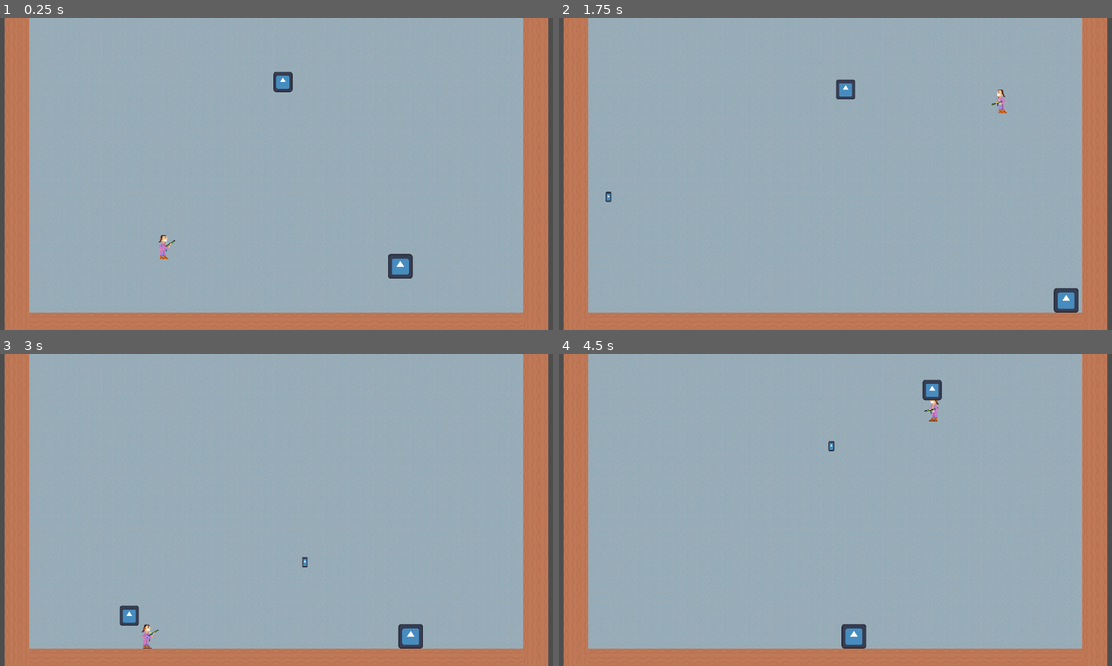
Above: before the commit, frames 1-4 (two rows, left to right).
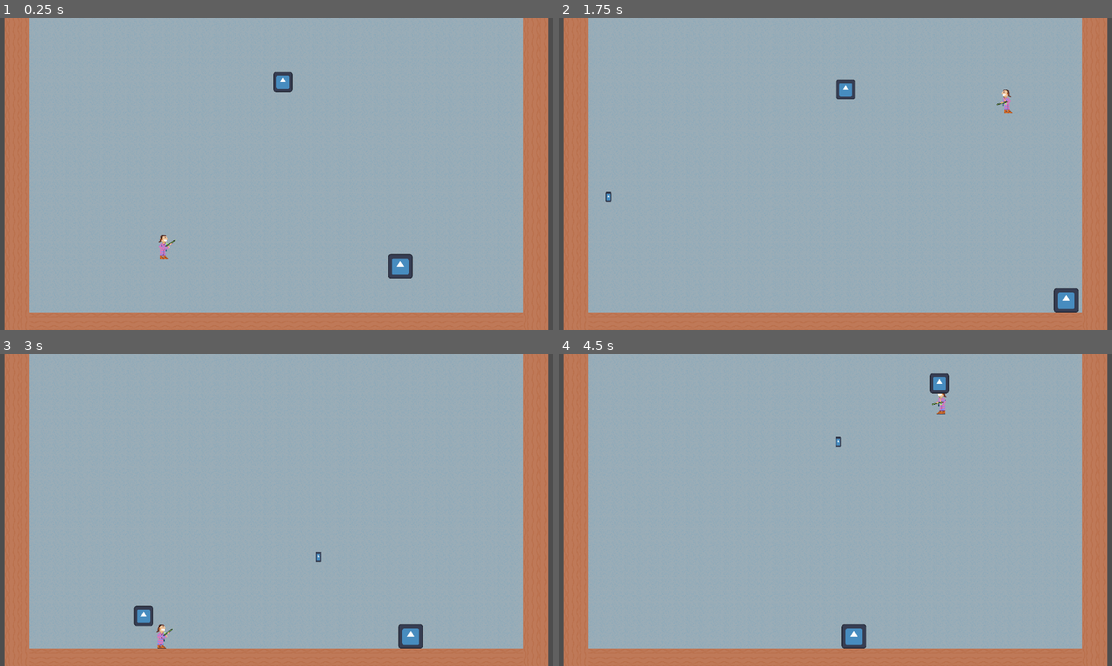
Above: after the commit, the same moments.

Repository: deruitda/ludum-dare-56
Game: Godot game, scene res://andrew_scene.tscn
The game is run twice, just before and just after one commit, with the same random seed, the same clock (stepped at 60 frames per second) and the same inputs. The engine's default icon, where the game draws it, is replaced by a stand-in: a white triangle on a blue panel in a dark square.
Inputs (mouse positions are in pixels of both pictures, inside the frame that each line leads up to):
- Up to frame 1 (0.25 s): no input
- Up to frame 2 (1.75 s): move the mouse to (957, 158) at 0.52 s; hold D (move_right) from 0.53 s (still down); tap Space (jump) at 0.6, 0.77, 1.07, 1.52, 1.55 s; move the mouse to (724, 189) at 1.27 s; click (724, 189) at 1.35 s
- Up to frame 3 (3 s): tap Space (jump) at 1.82, 2.1 s; move the mouse to (331, 441) at 2.02 s; release D (move_right) at 2.03 s; hold A (move_left) 2.03-2.78 s; move the mouse to (248, 572) at 2.77 s; hold D (move_right) from 2.78 s (still down); click (248, 572) at 2.85 s
- Up to frame 4 (4.5 s): tap Space (jump) at 3.02, 3.05, 3.32, 3.6, 3.77, 4.07 s; move the mouse to (1001, 556) at 3.52 s; move the mouse to (669, 463) at 4.27 s; release D (move_right) at 4.28 s; hold A (move_left) from 4.28 s (still down); click (669, 463) at 4.35 s

The runs differ from the first frame. In frame 1, less than 0.1% of the frame differs, in the area x 28-30%, y 74-77%; in frame 2, 0.2%; in frame 3, 0.7%, in the area x 21-59%, y 63-95%; in frame 4, 0.6%.

Commit message:
clean up player

Diff:
--- a/scenes/player/player.gd
+++ b/scenes/player/player.gd
@@ -1,12 +1,19 @@
 extends CharacterBody2D
 class_name Player
 
+
+#inputs
 @onready var direction_input: float = 0.0
 
+#actions
 @onready var is_floor_jumping: bool = false
 @onready var is_wall_jumping: bool = false
 @onready var is_wall_sliding: bool = false
 
+#states
+@onready var is_running = false
+@onready var is_in_air = false
+@onready var is_idle = false
 @onready var is_dead: bool = false
 
 @export var lower_body_sprite: AnimatedSprite2D
@@ -22,23 +29,23 @@
 	if is_dead:
 		PlayerManager.remove_current_player()
 		queue_free()
+
+	if is_running:
+		lower_body_sprite.play("running")
+	else:
+		lower_body_sprite.play("idle")
 	pass
 
 
 func _physics_process(delta: float) -> void:
 	if is_dead:
 		return
-	# Apply gravity if the player is not on the floor
- # Update wall grace timer
-	if is_on_wall():
-		wall_grace_timer = 0.0  # Reset the timer if on the wall
-	else:
-		wall_grace_timer += delta
-
-	if not is_on_floor():
-		velocity_component.apply_gravity(delta)
 
 	direction_input = Input.get_axis("move_left", "move_right")
+
+
+	set_actions(delta)
+	set_states()
 
 	var left_right_input = Vector2.ZERO
 	if direction_input > 0:
@@ -47,27 +54,26 @@
 		left_right_input = Vector2.LEFT
 
 
-	set_is_jumping_inputs()
-	set_is_wall_sliding_input()
-
+	if not is_on_floor():
+		velocity_component.apply_gravity(delta)
 	if is_wall_jumping:
 		var wall_jumping_direction = Vector2.LEFT
 		if get_wall_normal().x > 0:
 			wall_jumping_direction = Vector2.RIGHT
 		velocity_component.apply_wall_jump(wall_jumping_direction)
-	elif is_floor_jumping:
+	if is_floor_jumping:
+		#is floor jumping
 		velocity_component.apply_floor_jump()
-	elif is_wall_sliding:
+	if is_wall_sliding:
+		#is wall sliding
 		velocity_component.apply_wall_slide()
-	elif direction_input:
-		if is_on_floor():
-			velocity_component.apply_run(left_right_input)
-		else:
-			velocity_component.apply_in_air_movement(direction_input, delta)
-	elif is_on_floor():
+	if is_running:
+		velocity_component.apply_run(left_right_input)
+	if is_in_air:
+		velocity_component.apply_in_air_movement(direction_input, delta)
+
+	if is_idle:
 		velocity_component.apply_idle(delta)
-	else:
-		velocity_component.apply_in_air_idle(delta)
 
 	velocity_component.do_character_move(self)
 
@@ -82,15 +88,21 @@
 	var return_val = (get_wall_normal().x < 0 and direction_input > 0) or (get_wall_normal().x > 0 and direction_input < 0)
 	return return_val
 
-func set_is_wall_sliding_input() -> void:
+func set_actions(delta: float) -> void:
+	 # Update wall grace timer
+	if is_on_wall():
+		wall_grace_timer = 0.0  # Reset the timer if on the wall
+	else:
+		wall_grace_timer += delta
+	# Apply gravity if the player is not on the floor
+
 	if is_floor_jumping || is_wall_jumping || is_on_floor():
 		is_wall_sliding = false
 	elif is_on_wall() and get_is_pointing_to_wall():
 		is_wall_sliding = true
 	else:
 		is_wall_sliding = false
-
-func set_is_jumping_inputs() -> void:
+	#Jumping inputs
 	if Input.is_action_just_pressed("jump"):
 		if is_on_floor():
 			is_floor_jumping = true
@@ -100,6 +112,22 @@
 	else:
 		is_floor_jumping = false
 		is_wall_jumping = false
+
+func set_states() -> void:
+	if is_on_floor() and direction_input:
+		is_running = true
+	else:
+		is_running = false
+
+	if not is_on_floor() and not is_on_wall():
+		is_in_air = true
+	else:
+		is_in_air = false
+
+	if  is_on_floor() and not is_running:
+		is_idle = true
+	else:
+		is_idle = false
 
 
 func _on_died() -> void:
--- a/scenes/player/player.tscn
+++ b/scenes/player/player.tscn
@@ -116,6 +116,11 @@
 "loop": true,
 "name": &"idle",
 "speed": 5.0
+}, {
+"frames": [],
+"loop": true,
+"name": &"running",
+"speed": 5.0
 }]
 
 [node name="Player" type="CharacterBody2D" node_paths=PackedStringArray("lower_body_sprite", "velocity_component")]
@@ -156,9 +161,8 @@
 
 [node name="LowerBody" type="AnimatedSprite2D" parent="Body"]
 sprite_frames = SubResource("SpriteFrames_n4ibw")
-animation = &"idle"
+animation = &"running"
 autoplay = "idle"
-frame_progress = 0.866298
 
 [node name="GunPivot" type="Node2D" parent="." node_paths=PackedStringArray("gun", "upper_body_sprite")]
 rotation = 1.5708
